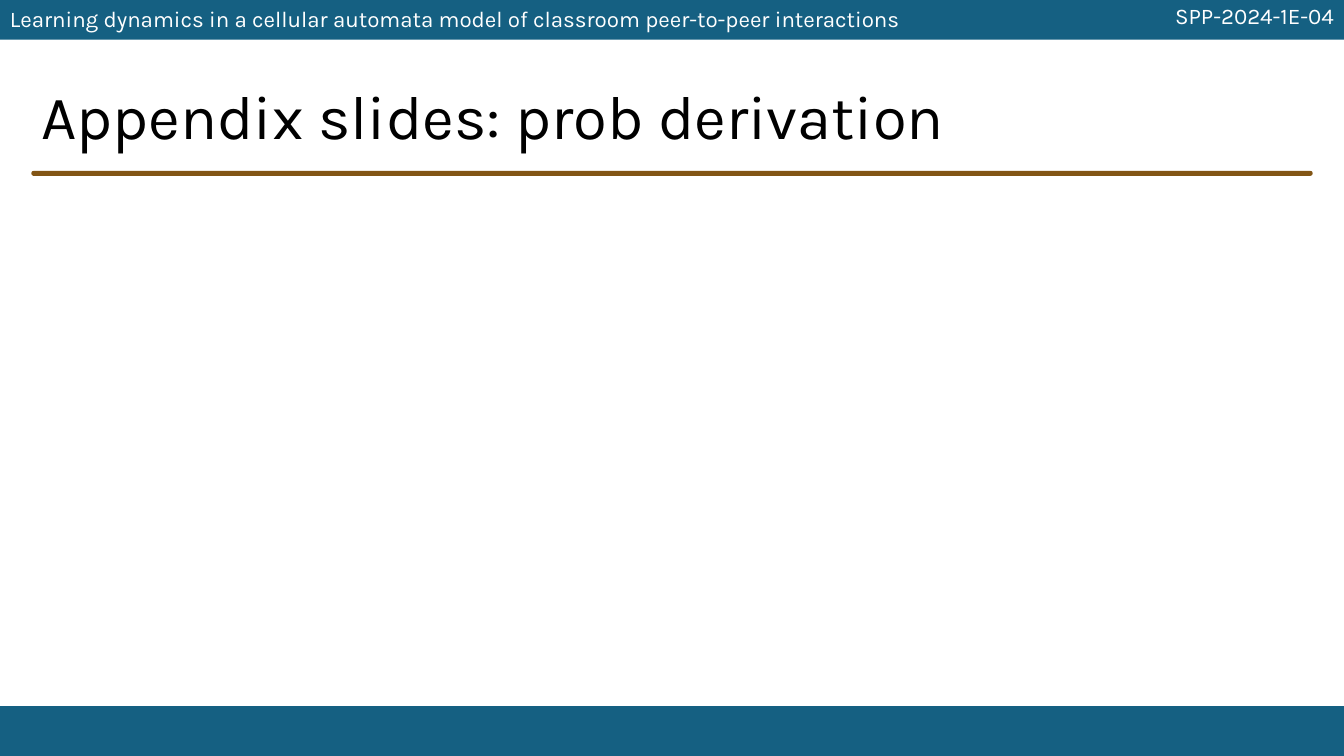
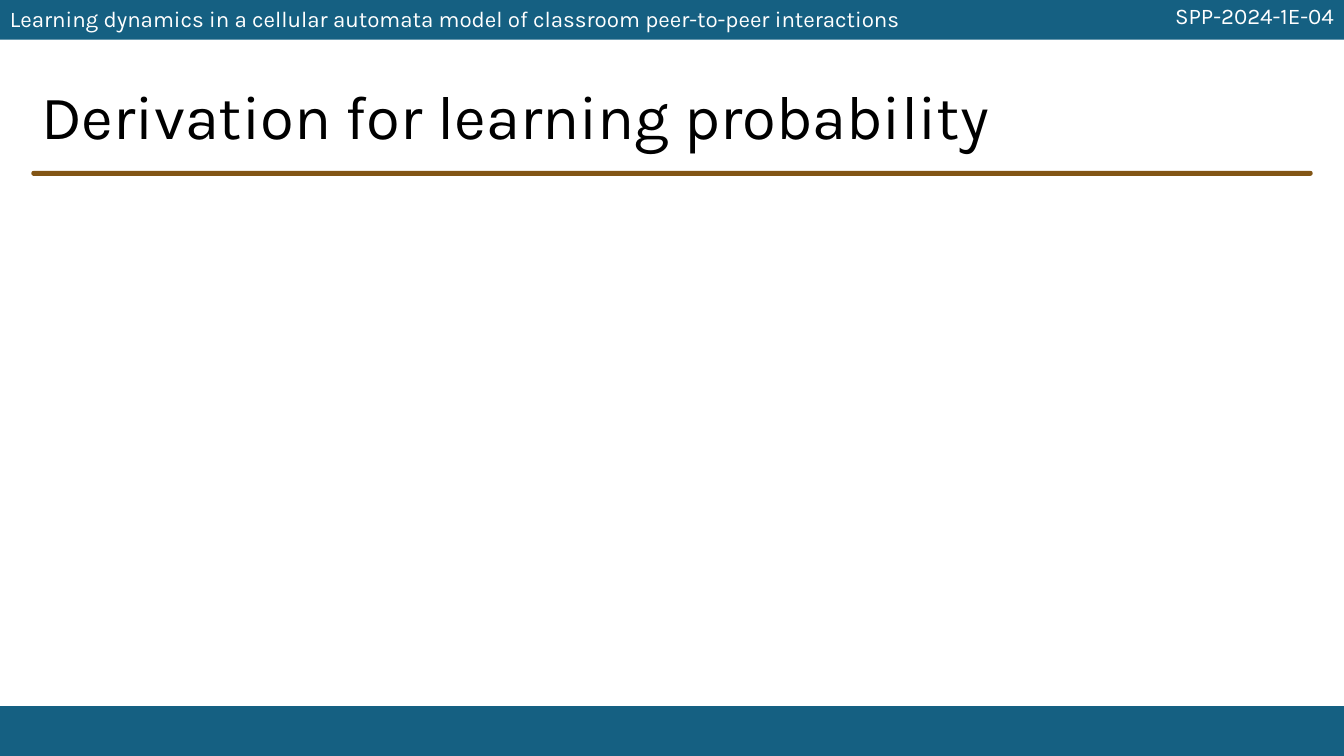
Before and after one commit to ioakimsy/BS-Thesis, a slide deck: slide 17 of documents/SPP-2024-presentation.pptx (slide 15 before the commit). Drawn at 1344x756 pixels with LibreOffice and Linux fonts; fonts in the diff are those of the drawing; grey boxes stand for pictures; background and template pictures are left out. Boxes give left, top, right and bottom in pixels: in the first picture for what was removed or moved away, otherwise in the second. Text is boxed around its words. In the diff, an @@ line names an element or a change of style, - is before the commit and + after.

```diff
--- a/documents/SPP-2024-presentation.pptx
+++ b/documents/SPP-2024-presentation.pptx
@@ title at (x1=41, y1=96, x2=988, y2=154): text changed @@
-Appendix slides: prob derivation
+Derivation for learning probability
```
Also in this commit, not shown: 13 other slides changed, 5 slides added, 1 slide removed, 19 other files.
